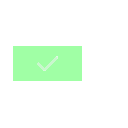
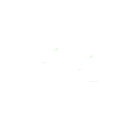
Two versions of the same layered image (128 x 128). Layer-by-layer changes:
"Layer 3": opacity 90% → 70%, moved it above "Layer 2", painted on it over [13, 46, 82, 81]
"Layer 2": opacity 100% → 70%, painted on it over [37, 55, 93, 71]
added layer "Layer 1" (40%) above "Background" over [31, 46, 98, 82]
